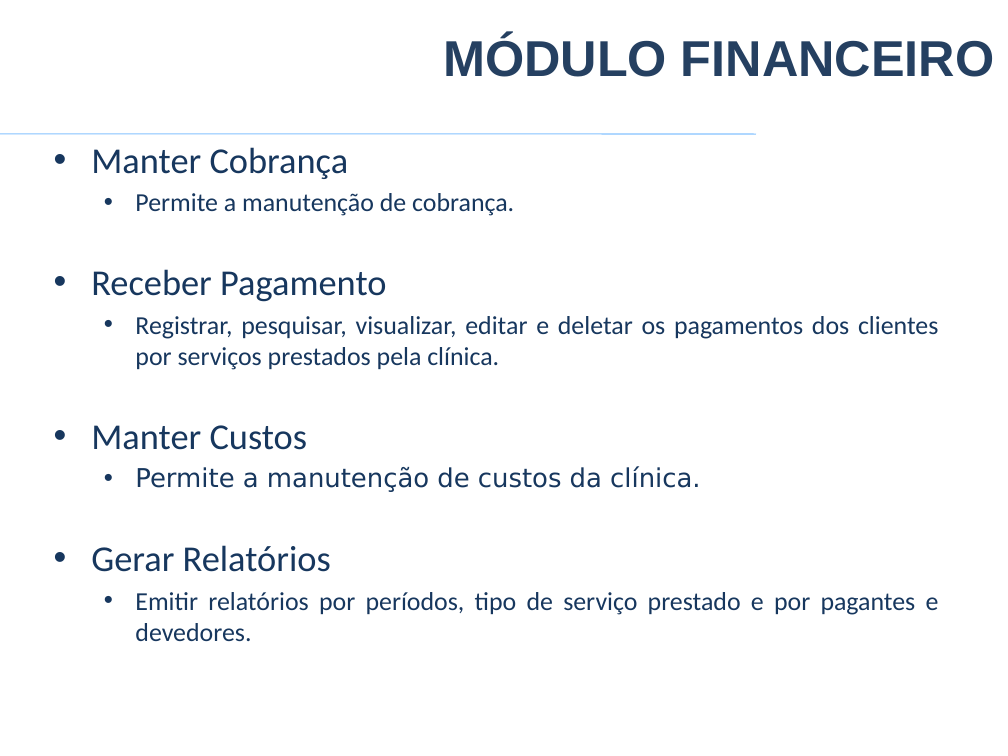
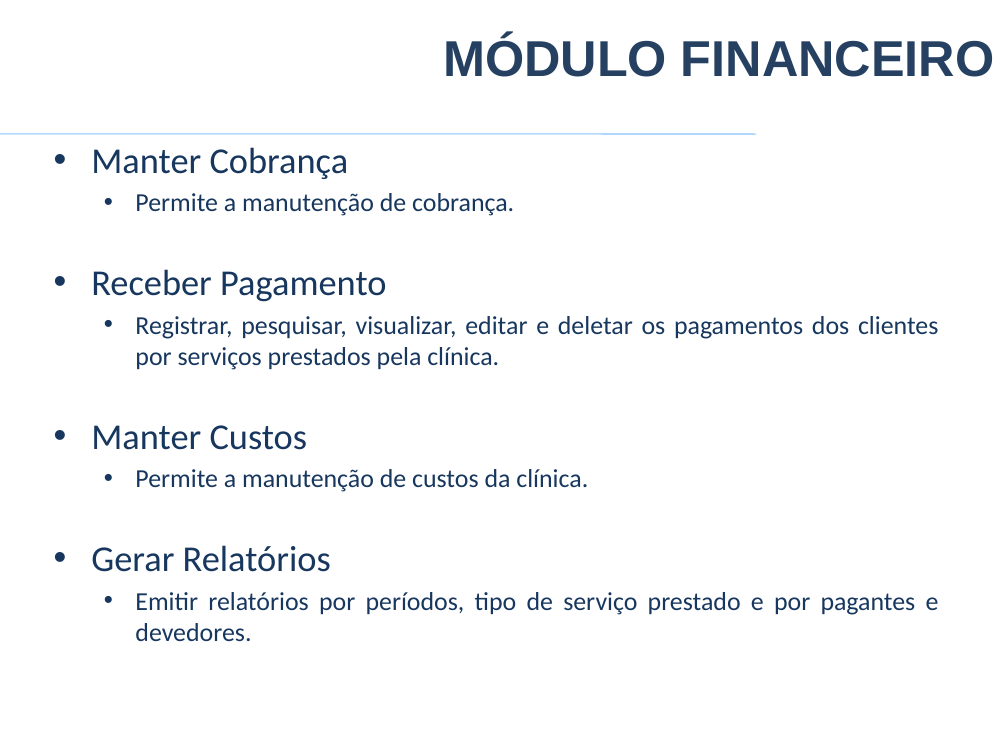
Before and after one commit to VagnerAlcantara/TCC, a slide deck: slide 28 of TCC/5º Encontro/2017-Apresentacao Psystem.pptx. Drawn at 1008x756 pixels with LibreOffice and Linux fonts; fonts in the diff are those of the drawing; background and template pictures are left out. Boxes give left, top, right and bottom in pixels: in the first picture for what was removed or moved away, otherwise in the second. Text is boxed around its words. In the diff, an @@ line names an element or a change of style, - is before the commit and + after.

```diff
--- a/TCC/5º Encontro/2017-Apresentacao Psystem.pptx
+++ b/TCC/5º Encontro/2017-Apresentacao Psystem.pptx
@@ text at [135, 469, 588, 492]: font DejaVu Sans to Calibri in "Permite a manutenção de custos da clínica." @@
```
Also in this commit, not shown: 17 other slides changed, 5 slides added, 4 slides removed, 2 other files.
